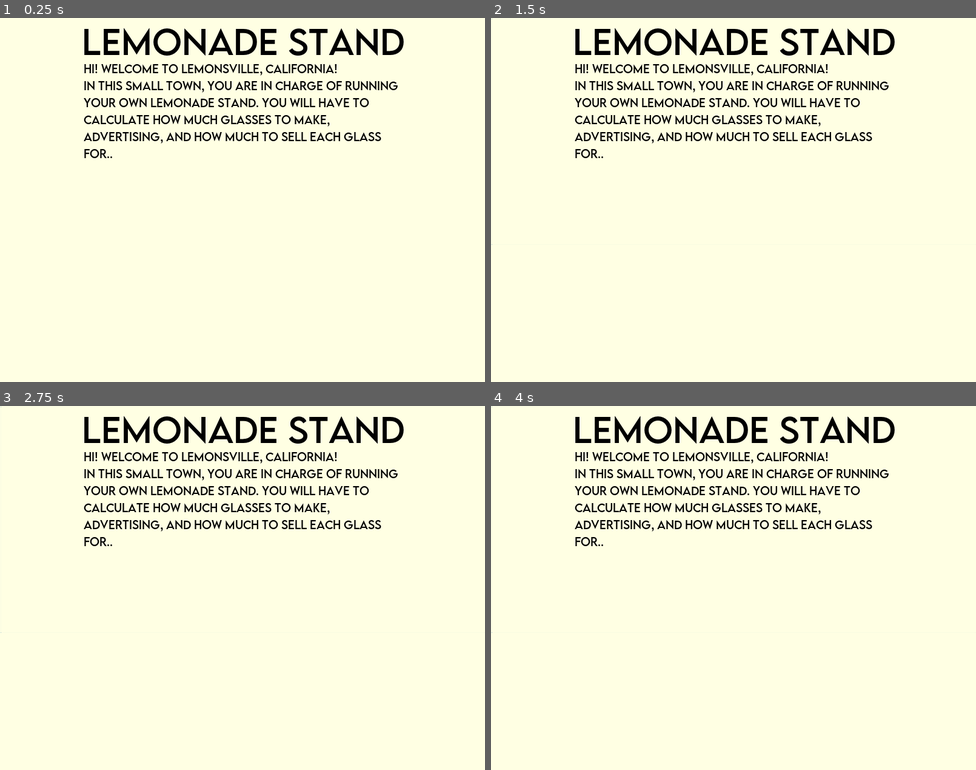
Above: before the commit, frames 1-4 (two rows, left to right).
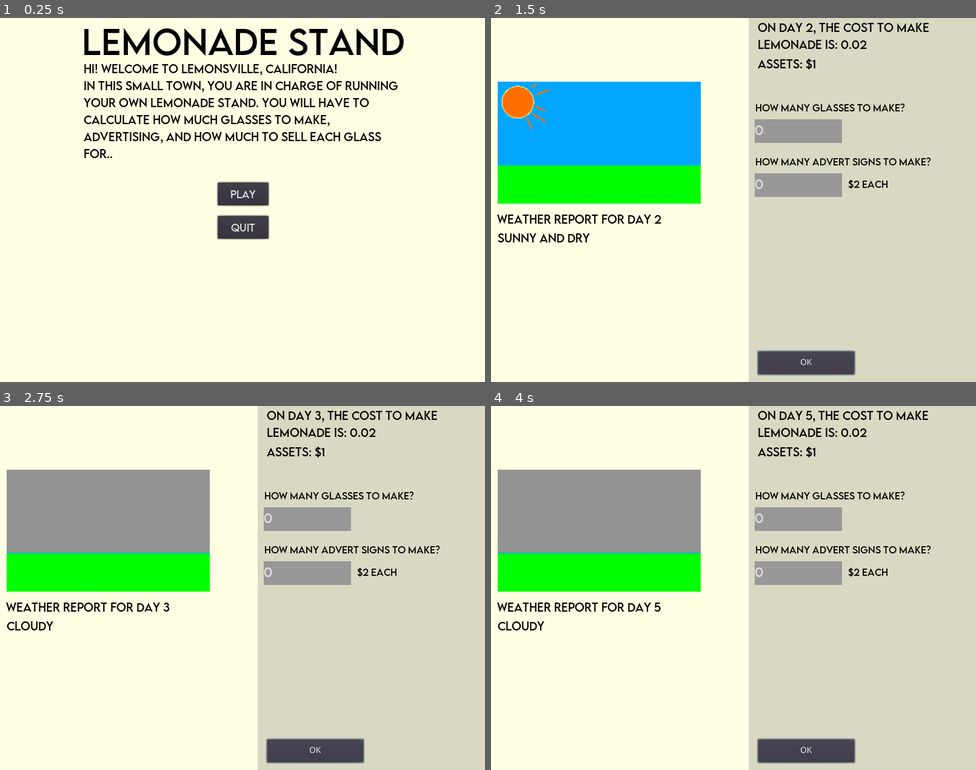
Above: after the commit, the same moments.

Repository: Boyquotes/GodotLemonade
Game: Godot game, scene res://scenes/Main.tscn
Same seed, same stepped clock (60 frames per second), same inputs: the game is played once before the commit and once after it.
Inputs (mouse positions are in pixels of both pictures, inside the frame that each line leads up to):
- Up to frame 1 (0.25 s): no input
- Up to frame 2 (1.5 s): click (733, 192) at 0.5 s, where only the run after the commit has a clickable "PLAY"; click (806, 363) at 1.25 s, where only the run after the commit has a clickable "OK"
- Up to frame 3 (2.75 s): click (315, 751) at 2 s, where only the run after the commit has a clickable "OK"
- Up to frame 4 (4 s): click (806, 751) at 2.75 s, where only the run after the commit has a clickable "OK"; tap Enter at 3.5 s

The runs differ from the first frame. In frame 1, 1.5% of the frame differs, in the area x 44-56%, y 44-61%; in frame 2, 63%, in the area x 0-100%, y 0-100%; in frame 3, 63%; in frame 4, 63%.

Commit message:
play and quit btns instead of a timer:   Main.gd 	modified:   scenes/Main.tscn

Diff:
--- a/Main.gd
+++ b/Main.gd
@@ -11,7 +11,7 @@
 	else:
 		$UI/dayContainer/price/button.disabled = false
 
-func _on_startUpTimer_timeout():
+func _on_playBtn_pressed():
 	$UI/startUp.queue_free() # removes startup nodes, after 8 secs
 	$UI/dayContainer.visible = true
 	startDay()
@@ -41,4 +41,8 @@
 
 func finaceReport():
 	Global.assets -= Global.cost
+	Global.assets -= Global.cost
 	startDay()
+
+func _on_quitBtn_pressed():
+	get_tree().quit()
--- a/scenes/Main.tscn
+++ b/scenes/Main.tscn
@@ -18,6 +18,10 @@
 use_filter = true
 font_data = ExtResource( 1 )
 
+[sub_resource type="DynamicFont" id=13]
+use_filter = true
+font_data = ExtResource( 1 )
+
 [sub_resource type="StyleBoxEmpty" id=4]
 
 [sub_resource type="DynamicFont" id=5]
@@ -63,7 +67,6 @@
 margin_bottom = 600.0
 
 [node name="startUp" type="ItemList" parent="UI"]
-visible = false
 anchor_left = 0.5
 anchor_right = 0.5
 margin_left = -399.0
@@ -97,7 +100,34 @@
 in this small town, you are in charge of running your own lemonade stand. you will have to calculate how much glasses to make, advertising, and how much to sell each glass for.."
 autowrap = true
 
+[node name="playBtn" type="Button" parent="UI/startUp"]
+anchor_left = 0.5
+anchor_top = 0.773
+anchor_right = 0.5
+anchor_bottom = 0.773
+margin_left = -42.0
+margin_top = -18.829
+margin_right = 42.0
+margin_bottom = 19.171
+rect_pivot_offset = Vector2( 66, 22.5 )
+custom_fonts/font = SubResource( 13 )
+text = "PLAY"
+
+[node name="quitBtn" type="Button" parent="UI/startUp"]
+anchor_left = 0.5
+anchor_top = 0.921
+anchor_right = 0.5
+anchor_bottom = 0.921
+margin_left = -42.0
+margin_top = -19.033
+margin_right = 42.0
+margin_bottom = 18.967
+rect_pivot_offset = Vector2( 66, 22.5 )
+custom_fonts/font = SubResource( 13 )
+text = "QUIT"
+
 [node name="dayContainer" type="ItemList" parent="UI"]
+visible = false
 margin_right = 800.0
 margin_bottom = 600.0
 custom_styles/bg = SubResource( 4 )
@@ -271,13 +301,6 @@
 margin_bottom = 10.2
 text = "OK"
 
-[node name="startUpTimer" type="Timer" parent="."]
-wait_time = 5.0
-one_shot = true
-autostart = true
-__meta__ = {
-"_editor_description_": "idk"
-}
-
+[connection signal="pressed" from="UI/startUp/playBtn" to="." method="_on_playBtn_pressed"]
+[connection signal="pressed" from="UI/startUp/quitBtn" to="." method="_on_quitBtn_pressed"]
 [connection signal="pressed" from="UI/dayContainer/price/button" to="." method="_on_button_pressed"]
-[connection signal="timeout" from="startUpTimer" to="." method="_on_startUpTimer_timeout"]
Not shown: 1 places in scenes/Main.tscn that only renumber resources
